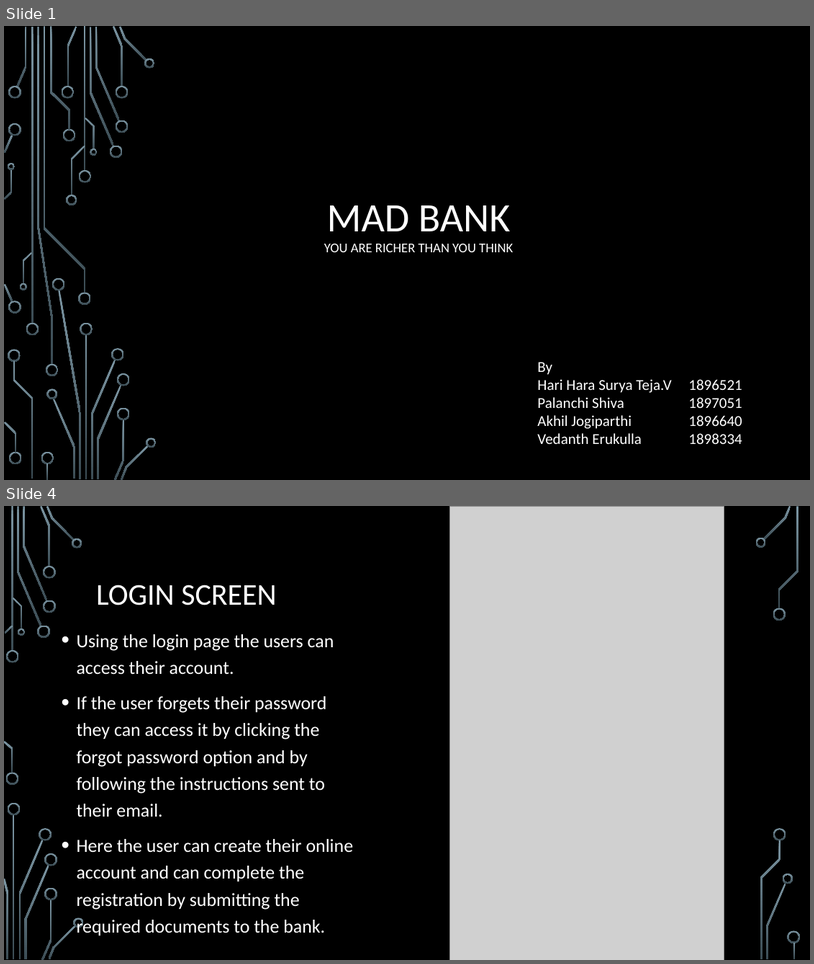
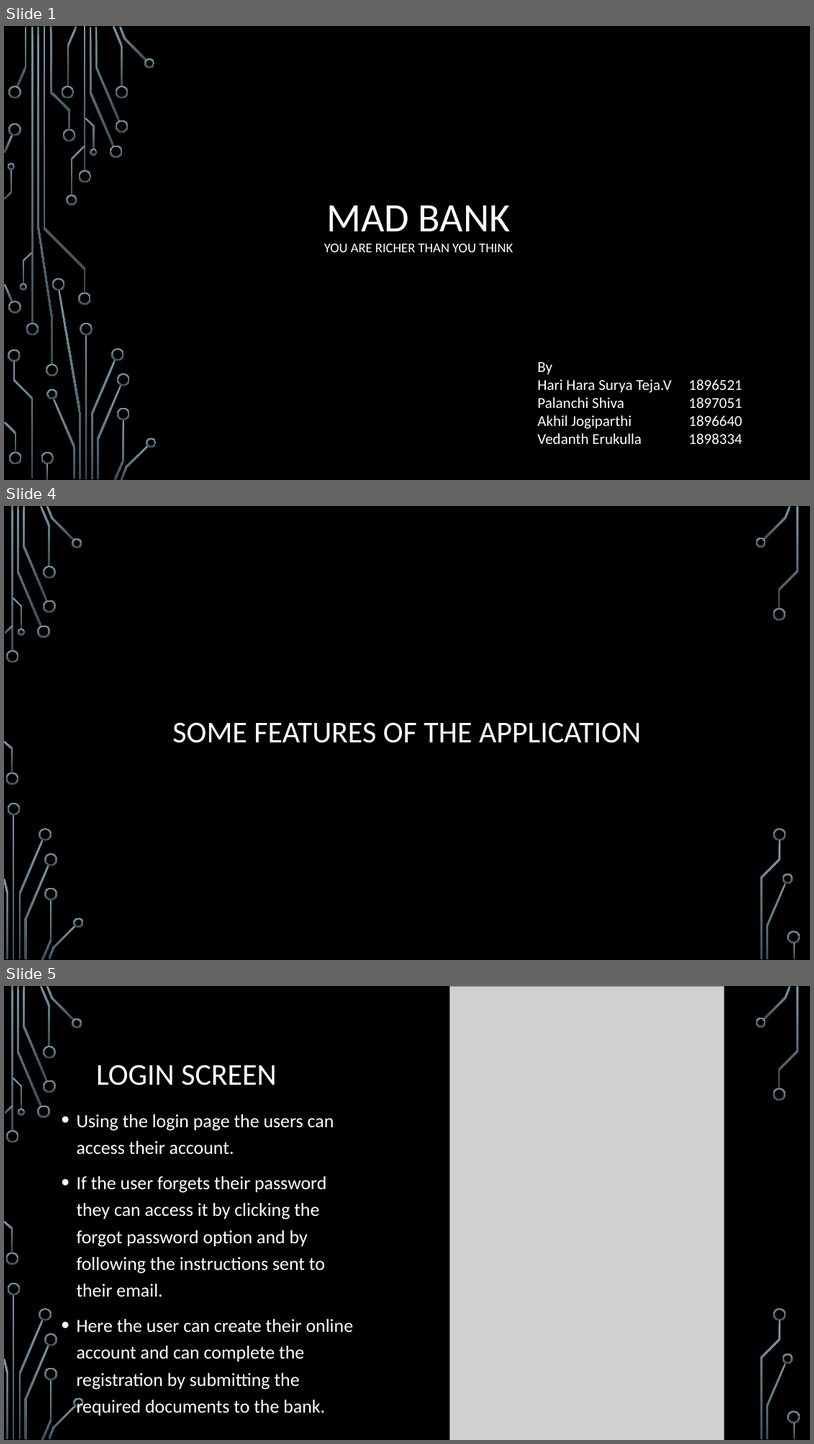
Before and after one commit to HariHaraSuryaTeja/Banking-Prototype, a slide deck: MAD BANK.pptx. Shown one above the other, each under a label of ours: slides 1 and 4 before the commit, slides 1, 4 and 5 after it; the slides between them are not shown. The pictures are 814x964 and 814x1444 pixels, drawn with LibreOffice and Linux fonts; fonts in the diff are those of the drawing; grey boxes stand for pictures; background and template pictures are left out. Boxes give left, top, right and bottom in pixels: in the first picture for what was removed or moved away, otherwise in the second. Text is boxed around its words. In the diff, an @@ line names an element or a change of style, - is before the commit and + after.

```diff
--- a/MAD BANK.pptx
+++ b/MAD BANK.pptx
@@ slide 4 added at (x1=4, y1=506, x2=810, y2=960), background picture (left out); not listed: 36 template elements that a slide beside it also shows @@
@@ title added at (x1=172, y1=722, x2=641, y2=743), 36 pt, text #FFFFFF @@
+SOME FEATURES OF THE APPLICATION
@@ what was slide 4 is now slide 5 @@
```
Also in this commit, not shown: 7 slides changed.
